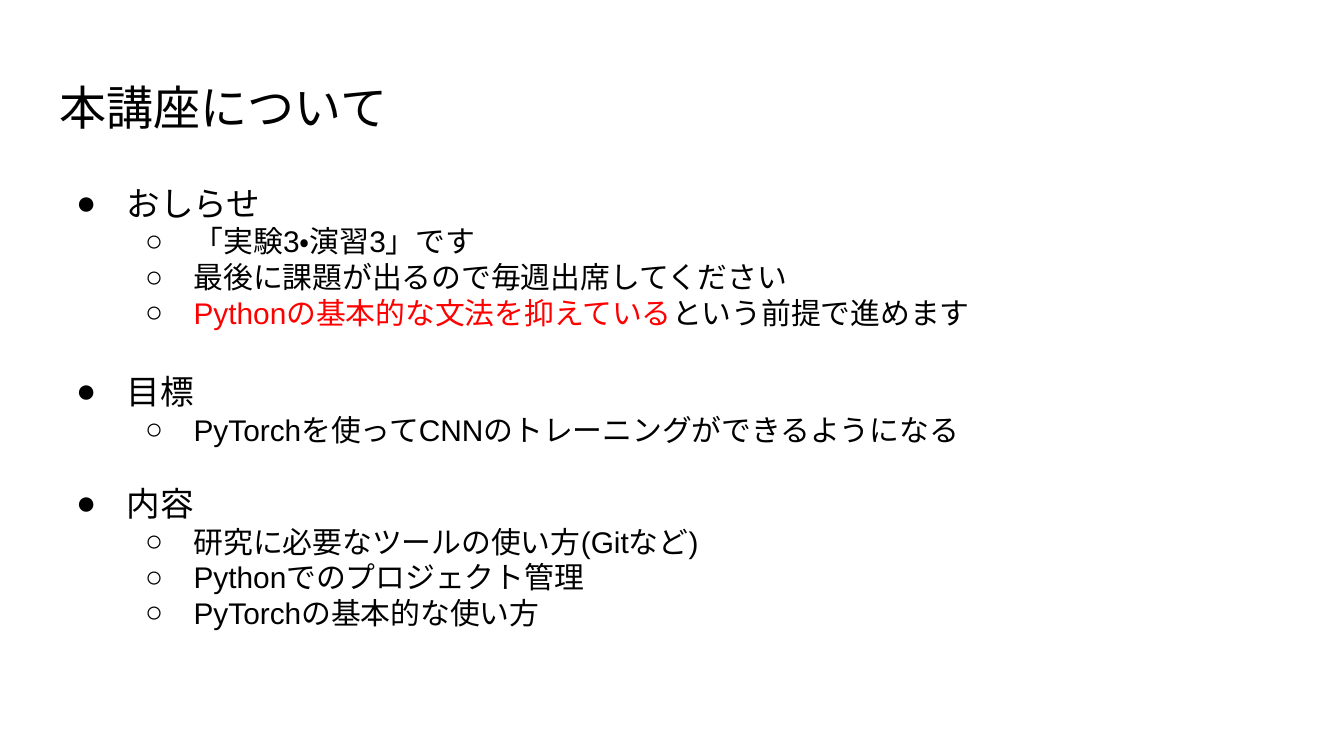
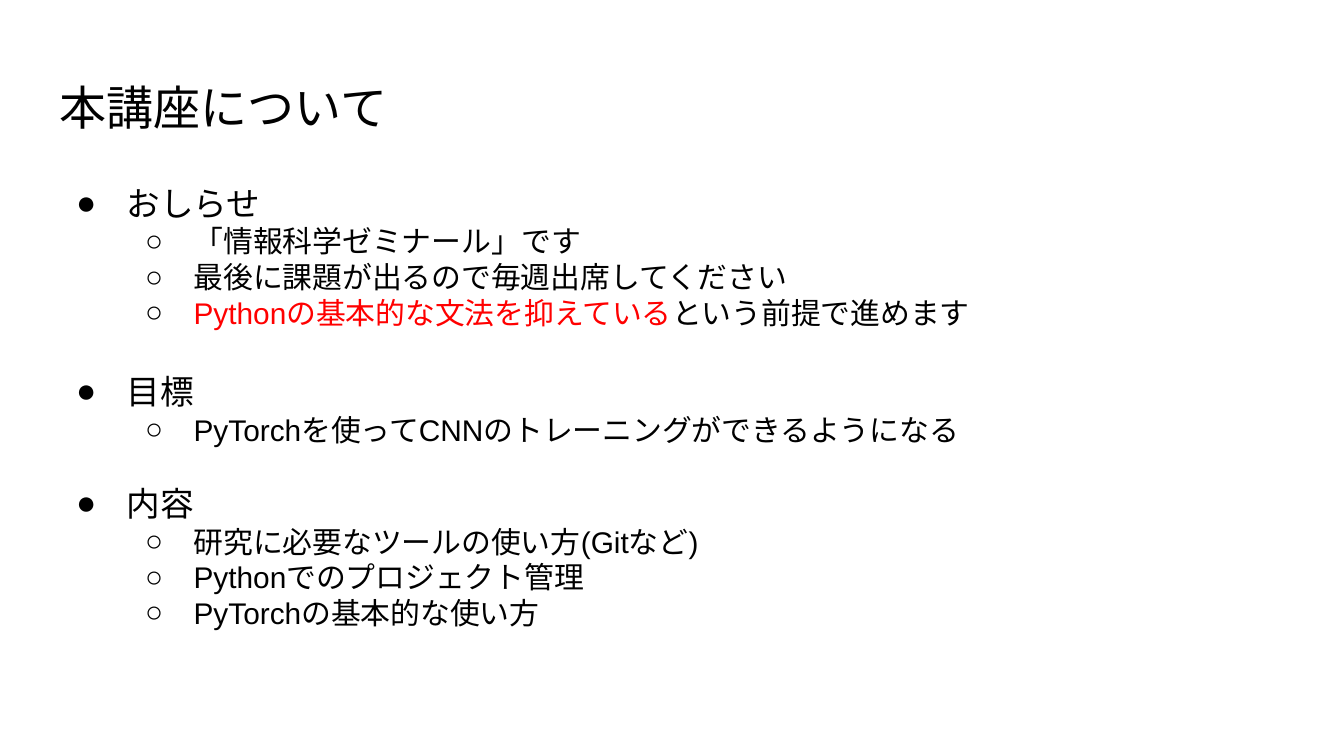
Before and after one commit to shun74/pytorch-training, a slide deck: slide 2 of slides/01/PyTorch講座1.pptx. Drawn at 1344x756 pixels with LibreOffice and Linux fonts; fonts in the diff are those of the drawing. Boxes give left, top, right and bottom in pixels: in the first picture for what was removed or moved away, otherwise in the second. Text is boxed around its words. In the diff, an @@ line names an element or a change of style, - is before the commit and + after.

Commit message:
slide update

```diff
--- a/slides/01/PyTorch講座1.pptx
+++ b/slides/01/PyTorch講座1.pptx
@@ text at [194, 226, 581, 255]: text changed @@
-  ○ 「実験3・演習3」です
+  ○ 「情報科学ゼミナール」です
```
Also in this commit, not shown: 2 other slides changed.
